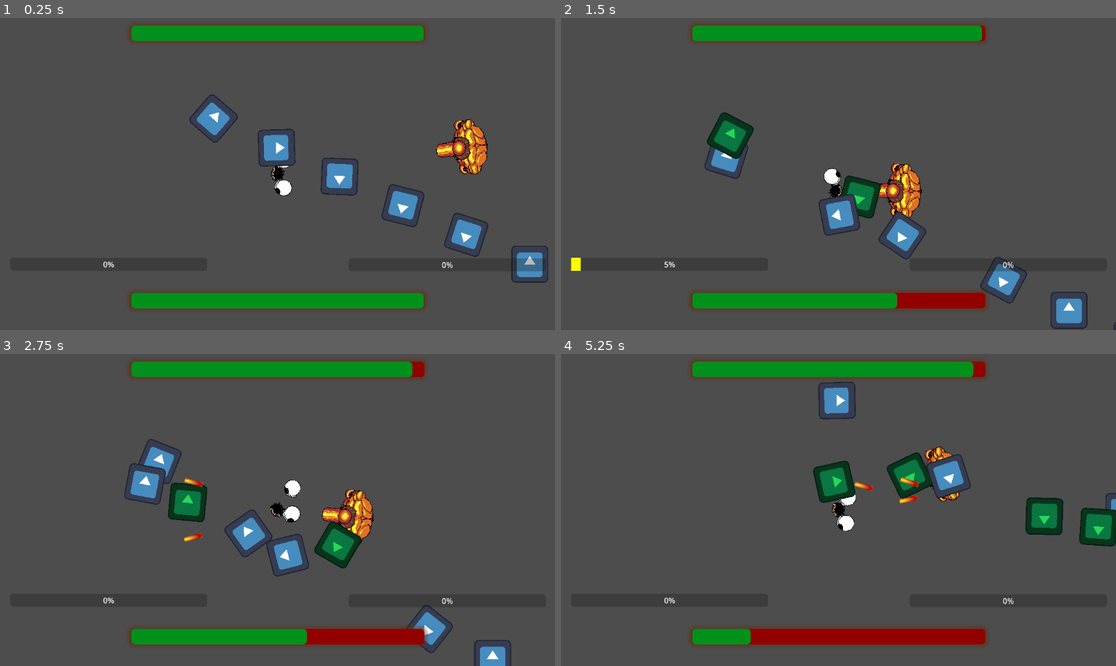
Above: before the commit, frames 1-4 (two rows, left to right).
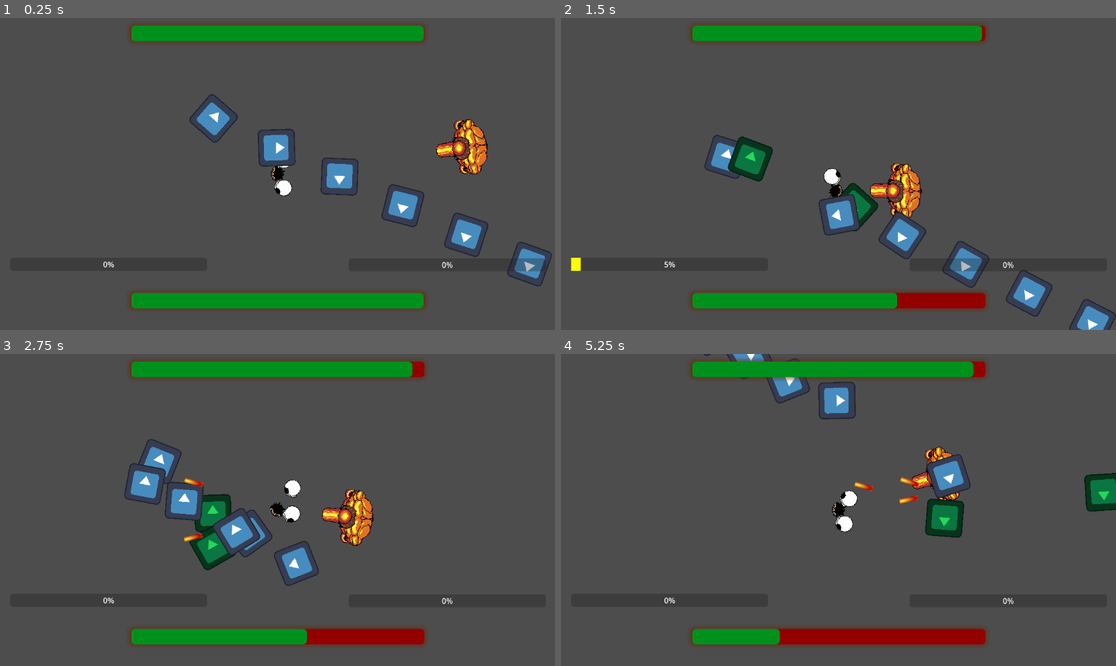
Above: after the commit, the same moments.

Repository: czarekdupa/BigMode-Game
Game: Godot game, scene res://Levels/Czarek_Test_Level.tscn
The game is run twice, just before and just after one commit, with the same random seed, the same clock (stepped at 60 frames per second) and the same inputs. This scene is started directly instead of the project's main scene. The engine's default icon, where the game draws it, is replaced by a stand-in: a white triangle on a blue panel in a dark square.
Inputs (mouse positions are in pixels of both pictures, inside the frame that each line leads up to):
- Up to frame 1 (0.25 s): no input
- Up to frame 2 (1.5 s): tap Enter at 0.5 s; move the mouse to (960, 158) at 0.52 s; hold D (right) 0.53-1.25 s; click (960, 158) at 0.6 s; drag from (727, 189) to (844, 170) at 1.27 s
- Up to frame 3 (2.75 s): move the mouse to (333, 441) at 2.02 s; hold D (right) from 2.03 s (still down); right-click (333, 441) at 2.1 s; click (333, 441) at 2.3 s
- Up to frame 4 (5.25 s): release D (right) at 2.75 s; drag from (810, 572) to (855, 488) at 2.77 s; move the mouse to (1005, 556) at 3.52 s; hold Left (left) 3.53-4.25 s; tap U at 3.6 s; click (1005, 556) at 3.8 s; drag from (672, 463) to (866, 516) at 4.27 s; move the mouse to (866, 510) at 5.02 s; hold S (down) from 5.03 s (still down); tap Tab at 5.1 s

The runs differ from the first frame. In frame 1, 0.3% of the frame differs, in the area x 91-100%, y 71-86%; in frame 2, 4.0%; in frame 3, 4.4%; in frame 4, 5.3%, in the area x 25-100%, y 0-94%.

Commit message:
last boss wip

Diff:
--- a/project-power/Enemies/enemy.tscn
+++ b/project-power/Enemies/enemy.tscn
@@ -26,6 +26,7 @@
 shape = SubResource("RectangleShape2D_gjogx")
 
 [node name="Detection Area" type="Area2D" parent="."]
+scale = Vector2(1.92, 1.84)
 collision_layer = 0
 
 [node name="CollisionShape2D" type="CollisionShape2D" parent="Detection Area"]
--- a/project-power/Enemies/fire_projectile.gd
+++ b/project-power/Enemies/fire_projectile.gd
@@ -16,3 +16,7 @@
 #autostarted
 func _on_death_timer_timeout() -> void:
 	queue_free()
+
+
+func _on_area_entered(area: Area2D) -> void:
+	queue_free()
--- a/project-power/Enemies/fire_projectile.tscn
+++ b/project-power/Enemies/fire_projectile.tscn
@@ -36,5 +36,6 @@
 one_shot = true
 autostart = true
 
+[connection signal="area_entered" from="." to="." method="_on_area_entered"]
 [connection signal="body_entered" from="." to="." method="_on_body_entered"]
 [connection signal="timeout" from="DeathTimer" to="." method="_on_death_timer_timeout"]
--- /dev/null
+++ b/project-power/Levels/DonkyBoss/Last_boss.tscn
@@ -0,0 +1,18 @@
+[gd_scene load_steps=4 format=3 uid="uid://dikeoabpjq6by"]
+
+[ext_resource type="Script" path="res://Levels/DonkyBoss/last_boss.gd" id="1_nuvan"]
+[ext_resource type="Texture2D" uid="uid://djq5p1jbe5tit" path="res://icon.svg" id="2_o4xhm"]
+
+[sub_resource type="CircleShape2D" id="CircleShape2D_l5clj"]
+
+[node name="LastBoss" type="CharacterBody2D"]
+motion_mode = 1
+script = ExtResource("1_nuvan")
+
+[node name="BossSprite" type="Sprite2D" parent="."]
+scale = Vector2(2, 2)
+texture = ExtResource("2_o4xhm")
+
+[node name="CollisionShape2D" type="CollisionShape2D" parent="."]
+scale = Vector2(12.16, 11.72)
+shape = SubResource("CircleShape2D_l5clj")
--- /dev/null
+++ b/project-power/Levels/DonkyBoss/Last_boss_level.tscn
@@ -0,0 +1,54 @@
+[gd_scene load_steps=7 format=3 uid="uid://ba7b1vp0uvw6i"]
+
+[ext_resource type="PackedScene" uid="uid://7qao3jj0h4du" path="res://Player/player.tscn" id="1_45wwj"]
+[ext_resource type="Texture2D" uid="uid://djq5p1jbe5tit" path="res://icon.svg" id="2_37il4"]
+[ext_resource type="Script" path="res://Levels/DonkyBoss/statue.gd" id="3_0cmqn"]
+[ext_resource type="PackedScene" uid="uid://bciusmv38b438" path="res://Enemies/fire_projectile.tscn" id="4_jr11d"]
+[ext_resource type="PackedScene" uid="uid://bt08jjajt7sro" path="res://Enemies/projectile_spawner.tscn" id="4_rnijq"]
+[ext_resource type="PackedScene" uid="uid://dikeoabpjq6by" path="res://Levels/DonkyBoss/Last_boss.tscn" id="7_wk243"]
+
+[node name="LastBossLevel" type="Node2D"]
+
+[node name="Player" parent="." instance=ExtResource("1_45wwj")]
+position = Vector2(606, 515)
+
+[node name="statue4" type="Sprite2D" parent="."]
+position = Vector2(996, -102)
+rotation = 1.5708
+texture = ExtResource("2_37il4")
+script = ExtResource("3_0cmqn")
+projectile_scene = ExtResource("4_jr11d")
+shooting_velctor = Vector2(0, 1)
+
+[node name="Projectile_Spawner" parent="statue4" instance=ExtResource("4_rnijq")]
+
+[node name="statue3" type="Sprite2D" parent="."]
+position = Vector2(345, -95)
+rotation = 1.5708
+texture = ExtResource("2_37il4")
+script = ExtResource("3_0cmqn")
+projectile_scene = ExtResource("4_jr11d")
+shooting_velctor = Vector2(0, 1)
+
+[node name="Projectile_Spawner" parent="statue3" instance=ExtResource("4_rnijq")]
+
+[node name="statue2" type="Sprite2D" parent="."]
+position = Vector2(-34, 742)
+texture = ExtResource("2_37il4")
+script = ExtResource("3_0cmqn")
+projectile_scene = ExtResource("4_jr11d")
+shooting_velctor = Vector2(1, 0)
+
+[node name="Projectile_Spawner" parent="statue2" instance=ExtResource("4_rnijq")]
+
+[node name="statue" type="Sprite2D" parent="."]
+position = Vector2(-33, 272)
+texture = ExtResource("2_37il4")
+script = ExtResource("3_0cmqn")
+projectile_scene = ExtResource("4_jr11d")
+shooting_velctor = Vector2(1, 0)
+
+[node name="Projectile_Spawner" parent="statue" instance=ExtResource("4_rnijq")]
+
+[node name="LastBoss" parent="." instance=ExtResource("7_wk243")]
+position = Vector2(601, 76)
--- /dev/null
+++ b/project-power/Levels/DonkyBoss/last_boss.gd
@@ -0,0 +1,32 @@
+extends CharacterBody2D
+
+var phase_zero_hp = 40
+var current_phase = 1
+var phase_one_distance = 10
+var speed = 50
+var new_direction
+# Called when the node enters the scene tree for the first time.
+func _ready() -> void:
+	new_direction = Vector2(randf_range(-1,1), randf_range(-1,1))
+
+# Called every frame. 'delta' is the elapsed time since the previous frame.
+func _process(delta: float) -> void:
+	if phase_zero_hp <= 0 && current_phase == 0:
+		current_phase = 1
+		change_direction()
+
+	if current_phase == 0:
+		pass
+	elif current_phase == 1:
+		phase_one_update()
+
+func phase_one_update():
+	#var new_direction = Vector2(randf_range(0,1), randf_range(0,1))
+	velocity = new_direction * speed
+	print(new_direction)
+	move_and_slide()
+
+func change_direction():
+	while current_phase == 1:
+		await get_tree().create_timer(2).timeout
+		new_direction = Vector2(randf_range(-1,1), randf_range(-1,1))
--- /dev/null
+++ b/project-power/Levels/DonkyBoss/statue.gd
@@ -0,0 +1,21 @@
+extends Sprite2D
+
+@export var projectile_scene: PackedScene
+@export var shooting_velctor: Vector2
+var can_shoot = true
+var fire_rate = 1
+# Called when the node enters the scene tree for the first time.
+func _ready() -> void:
+	pass # Replace with function body.
+
+
+# Called every frame. 'delta' is the elapsed time since the previous frame.
+func _process(delta: float) -> void:
+	if can_shoot:
+		$Projectile_Spawner.spawn_projectile(global_position + shooting_velctor, 1)
+		can_shoot = false
+		shoot_time()
+
+func shoot_time():
+	await get_tree().create_timer(fire_rate).timeout
+	can_shoot = true;
--- a/project-power/Levels/Fire_Boss/fire_boss.tscn
+++ b/project-power/Levels/Fire_Boss/fire_boss.tscn
@@ -51,45 +51,6 @@
 "values": [0.0, 0.261799, 0.0, -0.261799, 0.0]
 }
 
-[sub_resource type="Animation" id="Animation_ssbcn"]
-length = 0.001
-tracks/0/type = "value"
-tracks/0/imported = false
-tracks/0/enabled = true
-tracks/0/path = NodePath("PowerUp:rotation")
-tracks/0/interp = 1
-tracks/0/loop_wrap = true
-tracks/0/keys = {
-"times": PackedFloat32Array(0),
-"transitions": PackedFloat32Array(1),
-"update": 0,
-"values": [0.0]
-}
-tracks/1/type = "value"
-tracks/1/imported = false
-tracks/1/enabled = true
-tracks/1/path = NodePath("PowerUp:scale")
-tracks/1/interp = 1
-tracks/1/loop_wrap = true
-tracks/1/keys = {
-"times": PackedFloat32Array(0),
-"transitions": PackedFloat32Array(1),
-"update": 0,
-"values": [Vector2(1, 1)]
-}
-tracks/2/type = "value"
-tracks/2/imported = false
-tracks/2/enabled = true
-tracks/2/path = NodePath("Glove:scale")
-tracks/2/interp = 1
-tracks/2/loop_wrap = true
-tracks/2/keys = {
-"times": PackedFloat32Array(0),
-"transitions": PackedFloat32Array(1),
-"update": 0,
-"values": [Vector2(3, 3)]
-}
-
 [sub_resource type="Animation" id="Animation_wpr55"]
 resource_name = "PowerUp_enter_anim"
 length = 0.5
@@ -116,6 +77,45 @@
 "transitions": PackedFloat32Array(0.466517, 1, 1),
 "update": 0,
 "values": [Vector2(0, 0), Vector2(3.2, 3.2), Vector2(3, 3)]
+}
+
+[sub_resource type="Animation" id="Animation_ssbcn"]
+length = 0.001
+tracks/0/type = "value"
+tracks/0/imported = false
+tracks/0/enabled = true
+tracks/0/path = NodePath("PowerUp:rotation")
+tracks/0/interp = 1
+tracks/0/loop_wrap = true
+tracks/0/keys = {
+"times": PackedFloat32Array(0),
+"transitions": PackedFloat32Array(1),
+"update": 0,
+"values": [0.0]
+}
+tracks/1/type = "value"
+tracks/1/imported = false
+tracks/1/enabled = true
+tracks/1/path = NodePath("PowerUp:scale")
+tracks/1/interp = 1
+tracks/1/loop_wrap = true
+tracks/1/keys = {
+"times": PackedFloat32Array(0),
+"transitions": PackedFloat32Array(1),
+"update": 0,
+"values": [Vector2(1, 1)]
+}
+tracks/2/type = "value"
+tracks/2/imported = false
+tracks/2/enabled = true
+tracks/2/path = NodePath("Glove:scale")
+tracks/2/interp = 1
+tracks/2/loop_wrap = true
+tracks/2/keys = {
+"times": PackedFloat32Array(0),
+"transitions": PackedFloat32Array(1),
+"update": 0,
+"values": [Vector2(3, 3)]
 }
 
 [sub_resource type="AnimationLibrary" id="AnimationLibrary_qcn0o"]
--- /dev/null
+++ b/project-power/Player/Shield.gd
@@ -0,0 +1,15 @@
+extends Area2D
+
+var duration = 5.0
+# Called when the node enters the scene tree for the first time.
+func _ready() -> void:
+	kill_after_seconds()
+
+
+# Called every frame. 'delta' is the elapsed time since the previous frame.
+func _process(delta: float) -> void:
+	pass
+
+func kill_after_seconds():
+	await get_tree().create_timer(duration).timeout
+	queue_free()
--- /dev/null
+++ b/project-power/Player/Shield.tscn
@@ -0,0 +1,20 @@
+[gd_scene load_steps=4 format=3 uid="uid://cg1xrerdnsyb"]
+
+[ext_resource type="Script" path="res://Player/Shield.gd" id="1_lan17"]
+[ext_resource type="Texture2D" uid="uid://djq5p1jbe5tit" path="res://icon.svg" id="1_v0viv"]
+
+[sub_resource type="RectangleShape2D" id="RectangleShape2D_qhc7b"]
+
+[node name="Shield" type="Area2D"]
+position = Vector2(229, 271)
+scale = Vector2(2.8, 8.84)
+collision_mask = 0
+script = ExtResource("1_lan17")
+
+[node name="CollisionShape2D" type="CollisionShape2D" parent="."]
+shape = SubResource("RectangleShape2D_qhc7b")
+
+[node name="Sprite2D" type="Sprite2D" parent="."]
+modulate = Color(0, 0.734117, 0.734117, 0.317647)
+scale = Vector2(0.157143, 0.158371)
+texture = ExtResource("1_v0viv")
--- a/project-power/Player/player.gd
+++ b/project-power/Player/player.gd
@@ -6,7 +6,7 @@
 @export var hp := 10
 var original_modulate := get_modulate()
 @export var damage := 1
-@export var knockback_power = 1000
+@export var knockback_power = 300
 @export var right_power = 0
 @export var left_power = 0
 @export var max_power = 10
@@ -15,11 +15,14 @@
 @export var power_buffor_time = 0.2
 @export var special_ability_power_threshold = 3
 var is_charging = false
-var fire_glove = false
+var fire_glove = true
+var shield_glove = true
 @export_group("Projectiles")
 @export var projectile_scene = PackedScene
+var shield_scene = preload("res://Player/Shield.tscn")
 
 @onready var health_bar = $CanvasLayer/Health_Bar
+var shield_spawn_distance = 250
 
 var playerDead = false;
 
@@ -65,6 +68,12 @@
 		is_charging = false
 		reset_left_power_with_buffor()
 		$Left_Glove_Position/LeftGlove/LG_AnimationPlayer.play("right_glove_anim")
+		if shield_glove == true && left_power >= special_ability_power_threshold:
+			var new_shield = shield_scene.instantiate()
+			new_shield.global_position = (global_position + (get_global_mouse_position() -
+			global_position).normalized() * shield_spawn_distance)
+			new_shield.global_rotation = global_rotation
+			get_parent().add_child(new_shield)
 
 
 	if Input.is_action_just_released("esc"):
--- a/project-power/Player/player.tscn
+++ b/project-power/Player/player.tscn
@@ -144,6 +144,7 @@
 [sub_resource type="SystemFont" id="SystemFont_iitwp"]
 font_names = PackedStringArray("THE JACATRA")
 font_weight = 500
+subpixel_positioning = 0
 
 [sub_resource type="Animation" id="Animation_hhw4y"]
 length = 0.001
@@ -319,45 +320,6 @@
 "values": [0.0, 0.261799, 0.0, -0.261799, 0.0]
 }
 
-[sub_resource type="Animation" id="Animation_ssbcn"]
-length = 0.001
-tracks/0/type = "value"
-tracks/0/imported = false
-tracks/0/enabled = true
-tracks/0/path = NodePath("PowerUp:rotation")
-tracks/0/interp = 1
-tracks/0/loop_wrap = true
-tracks/0/keys = {
-"times": PackedFloat32Array(0),
-"transitions": PackedFloat32Array(1),
-"update": 0,
-"values": [0.0]
-}
-tracks/1/type = "value"
-tracks/1/imported = false
-tracks/1/enabled = true
-tracks/1/path = NodePath("PowerUp:scale")
-tracks/1/interp = 1
-tracks/1/loop_wrap = true
-tracks/1/keys = {
-"times": PackedFloat32Array(0),
-"transitions": PackedFloat32Array(1),
-"update": 0,
-"values": [Vector2(1, 1)]
-}
-tracks/2/type = "value"
-tracks/2/imported = false
-tracks/2/enabled = true
-tracks/2/path = NodePath("Glove:scale")
-tracks/2/interp = 1
-tracks/2/loop_wrap = true
-tracks/2/keys = {
-"times": PackedFloat32Array(0),
-"transitions": PackedFloat32Array(1),
-"update": 0,
-"values": [Vector2(3, 3)]
-}
-
 [sub_resource type="Animation" id="Animation_wpr55"]
 resource_name = "PowerUp_enter_anim"
 length = 0.5
@@ -384,6 +346,45 @@
 "transitions": PackedFloat32Array(0.466517, 1, 1),
 "update": 0,
 "values": [Vector2(0, 0), Vector2(3.2, 3.2), Vector2(3, 3)]
+}
+
+[sub_resource type="Animation" id="Animation_ssbcn"]
+length = 0.001
+tracks/0/type = "value"
+tracks/0/imported = false
+tracks/0/enabled = true
+tracks/0/path = NodePath("PowerUp:rotation")
+tracks/0/interp = 1
+tracks/0/loop_wrap = true
+tracks/0/keys = {
+"times": PackedFloat32Array(0),
+"transitions": PackedFloat32Array(1),
+"update": 0,
+"values": [0.0]
+}
+tracks/1/type = "value"
+tracks/1/imported = false
+tracks/1/enabled = true
+tracks/1/path = NodePath("PowerUp:scale")
+tracks/1/interp = 1
+tracks/1/loop_wrap = true
+tracks/1/keys = {
+"times": PackedFloat32Array(0),
+"transitions": PackedFloat32Array(1),
+"update": 0,
+"values": [Vector2(1, 1)]
+}
+tracks/2/type = "value"
+tracks/2/imported = false
+tracks/2/enabled = true
+tracks/2/path = NodePath("Glove:scale")
+tracks/2/interp = 1
+tracks/2/loop_wrap = true
+tracks/2/keys = {
+"times": PackedFloat32Array(0),
+"transitions": PackedFloat32Array(1),
+"update": 0,
+"values": [Vector2(3, 3)]
 }
 
 [sub_resource type="AnimationLibrary" id="AnimationLibrary_qcn0o"]
Not shown, added: project-power/Sounds/404791__owlstorm__retro-video-game-sfx-hit-3.wav.import
Not shown, added: project-power/Levels/DonkyBoss/Las83E0.tmp
Not shown, added: project-power/Levels/DonkyBoss/LasBA04.tmp
Not shown, added: project-power/Sounds/404791__owlstorm__retro-video-game-sfx-hit-3.wav
